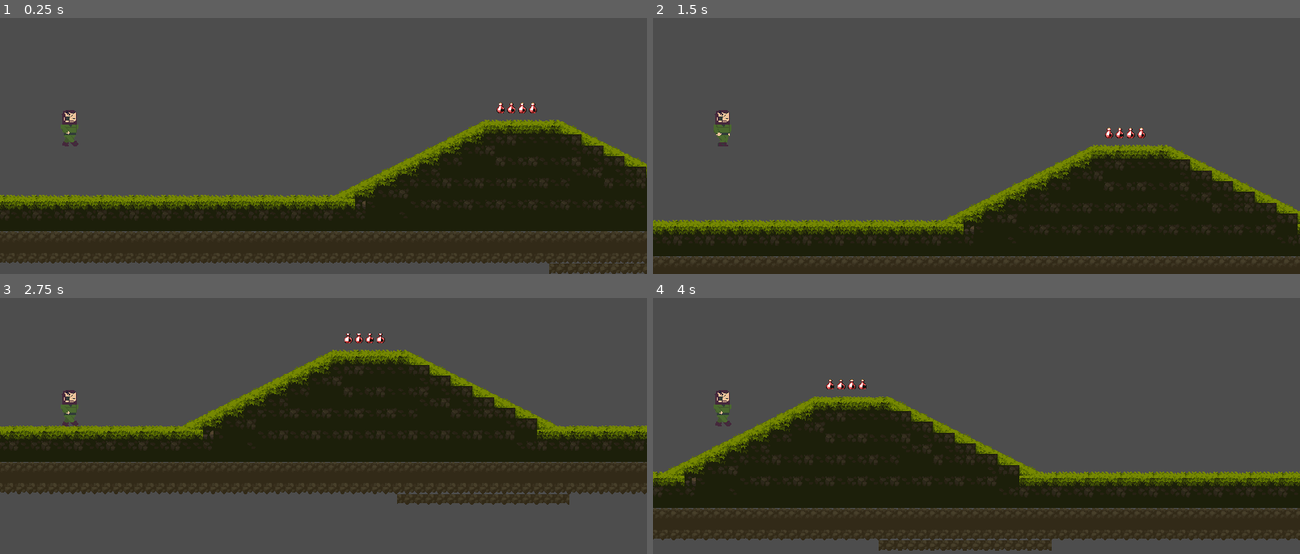
Above: before the commit, frames 1-4 (two rows, left to right).
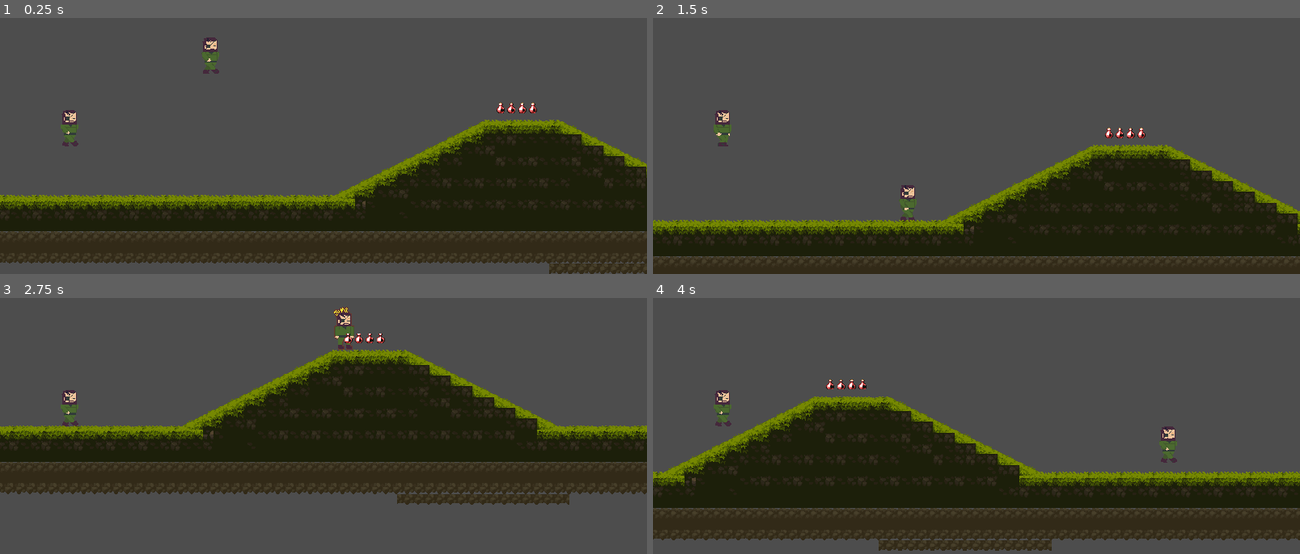
Above: after the commit, the same moments.

Repository: JuanGdev/Autum-Tavern-Game-Jam-2023
Game: Godot game, scene res://debug_physics_test_map/test_map.tscn
Same seed, same stepped clock (60 frames per second), same inputs: the game is played once before the commit and once after it.
Inputs:
- Up to frame 1 (0.25 s): no input
- Up to frame 2 (1.5 s): tap Enter (ui_accept) at 0.5 s; hold Right (ui_right) from 0.53 s (still down); tap Space (jump) at 0.77 s
- Up to frame 3 (2.75 s): tap Space (jump) at 1.52 s; release Right (ui_right) at 2.03 s; hold Left (ui_left) from 2.03 s (still down)
- Up to frame 4 (4 s): release Left (ui_left) at 2.78 s; hold Right (ui_right) from 2.78 s (still down); tap Space (jump) at 3.02, 3.77 s

The runs differ from the first frame. In frame 1, 0.3% of the frame differs, in the area x 31-34%, y 7-22%; in frame 2, 0.3%; in frame 3, 0.4%, in the area x 51-55%, y 3-21%; in frame 4, 0.3%.

Commit message:
Changes befor merging

Diff:
--- a/Daredevil_character/daredevil.gd
+++ b/Daredevil_character/daredevil.gd
@@ -2,6 +2,7 @@
 class_name Daredevil
 
 #comment for testing merge conflicts
+#Making other changes
 
 #const SPEED = 300.0
 const JUMP_VELOCITY = -400.0
--- a/debug_physics_test_map/test_map.tscn
+++ b/debug_physics_test_map/test_map.tscn
@@ -1455,6 +1455,9 @@
 [node name="Daredevil" parent="Node2D" instance=ExtResource("2_3pld7")]
 position = Vector2(-776, 348)
 
+[node name="Daredevil" parent="Node2D/Daredevil" instance=ExtResource("2_3pld7")]
+position = Vector2(207, -131)
+
 [node name="TileMap" type="TileMap" parent="Node2D"]
 y_sort_enabled = true
 tile_set = SubResource("TileSet_5he67")
